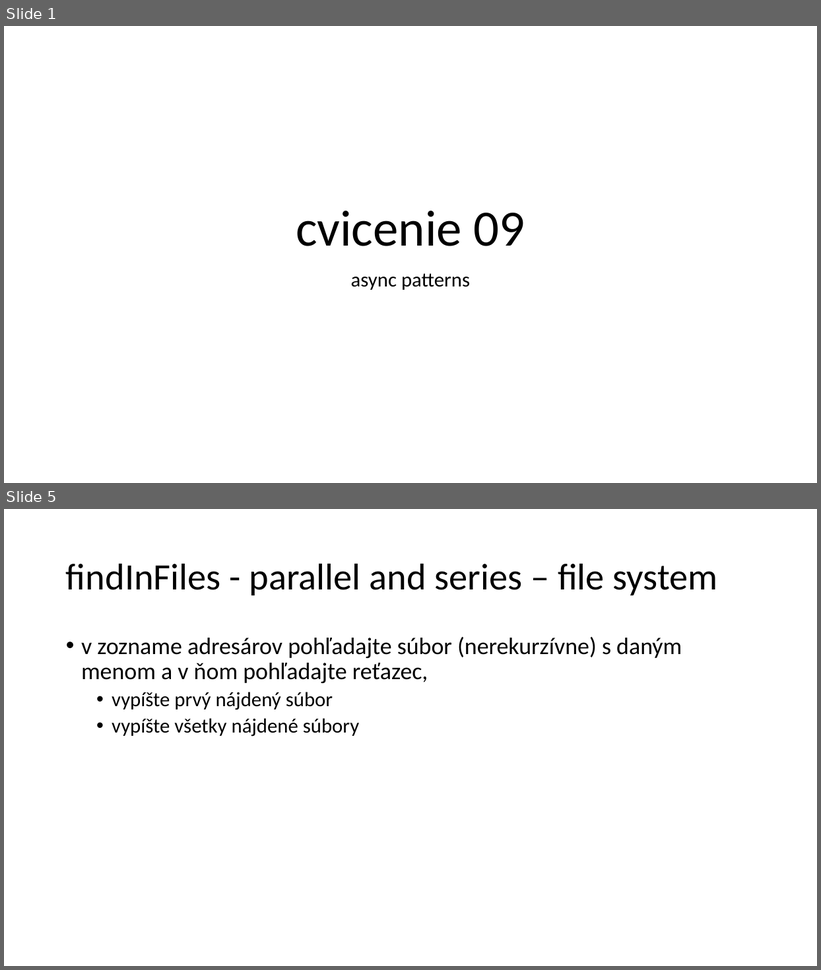
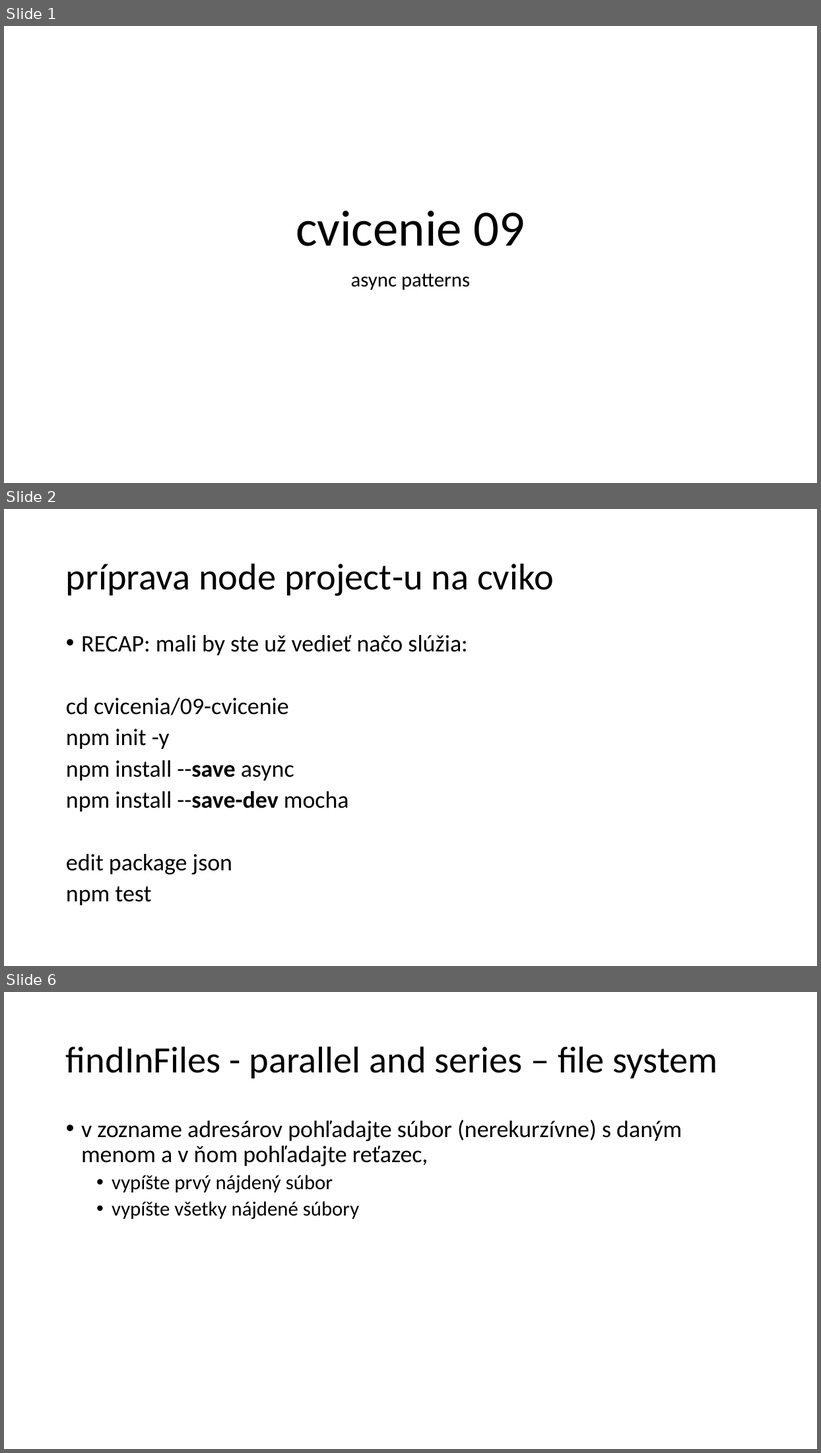
Before and after one commit to yimejky/wawjs, a slide deck: 09-cvicenie/cvicenie09.pptx. Shown one above the other, each under a label of ours: slides 1 and 5 before the commit, slides 1, 2 and 6 after it; the slides between them are not shown. The pictures are 821x970 and 821x1453 pixels, drawn with LibreOffice and Linux fonts; fonts in the diff are those of the drawing. Boxes give left, top, right and bottom in pixels: in the first picture for what was removed or moved away, otherwise in the second. Text is boxed around its words. In the diff, an @@ line names an element or a change of style, - is before the commit and + after.

Commit message:
[FINAL] cviko #9

```diff
--- a/09-cvicenie/cvicenie09.pptx
+++ b/09-cvicenie/cvicenie09.pptx
@@ slide 2 added at (4,509,817,966), background #FFFFFF @@
@@ title added at (66,563,554,596), 44 pt, text #000000 @@
+príprava node project-u na cviko
@@ text added at (66,635,467,906), 28 pt, text #000000 @@
+• RECAP: mali by ste už vedieť načo slúžia:
+cd cvicenia/09-cvicenie
+npm init -y
+npm install --save async
+npm install --save-dev mocha
+edit package json
+npm test
@@ what was slide 5 is now slide 6 @@
```
Also in this commit, not shown: 5 slides changed, 15 other files.
